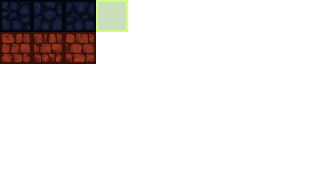
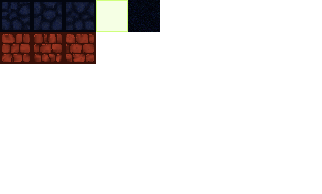
Layers edited between the first and the second 322 × 194 image:
painted on "Background" over bbox(97, 0, 160, 32)
